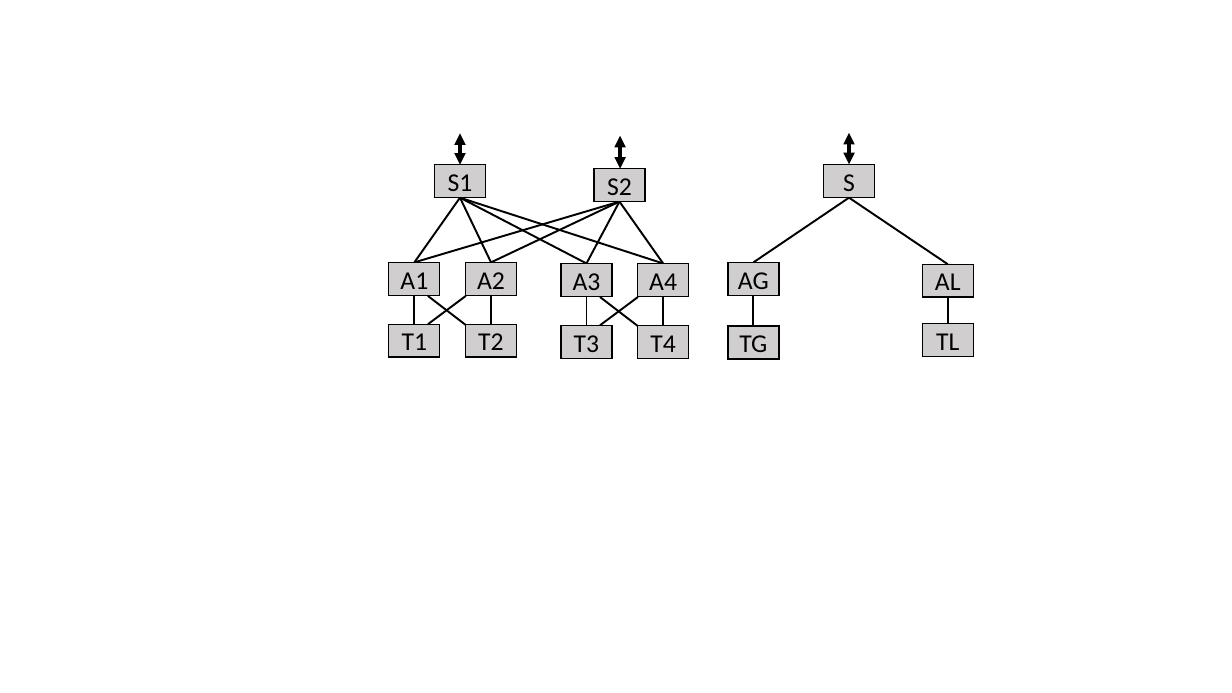
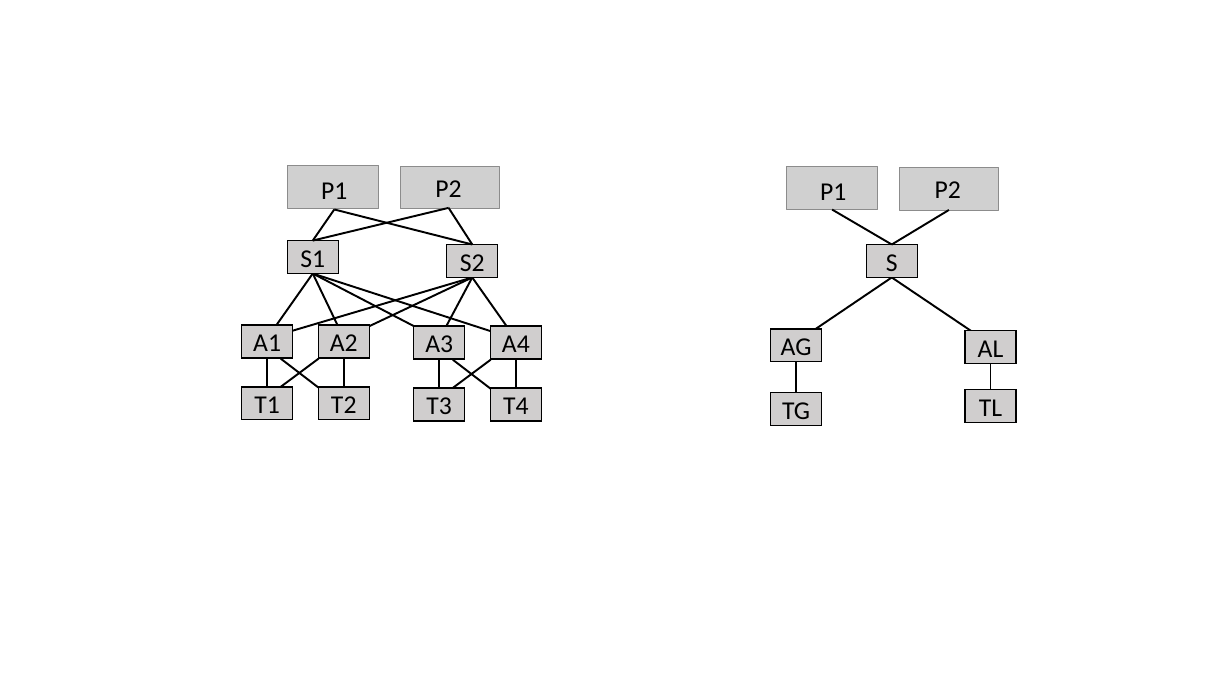
Before and after one commit to rabeckett/propane, a slide deck: slide 7 of paper/abstraction/figures/examples.pptx. Drawn at 1232x693 pixels with LibreOffice and Linux fonts; fonts in the diff are those of the drawing; grey boxes stand for pictures. Boxes give left, top, right and bottom in pixels: in the first picture for what was removed or moved away, otherwise in the second. Text is boxed around its words. In the diff, an @@ line names an element or a change of style, - is before the commit and + after.

```diff
--- a/paper/abstraction/figures/examples.pptx
+++ b/paper/abstraction/figures/examples.pptx
@@ double arrow removed from (460, 133) to (460, 165) @@
@@ double arrow removed from (620, 136) to (620, 169) @@
@@ double arrow removed from (849, 133) to (849, 165) @@
@@ picture added at <box>287,165,379,209</box> @@
@@ picture added at <box>400,166,499,209</box> @@
@@ picture added at <box>787,166,878,210</box> @@
@@ picture added at <box>899,167,998,210</box> @@
@@ line added from (449, 208) to (313, 240), #000000 1.5 pt @@
@@ text added at <box>321,182,347,199</box>, 20 pt, text #000000 @@
+P1
@@ text added at <box>435,180,461,197</box>, 20 pt, text #000000 @@
+P2
@@ line added from (449, 208) to (472, 245), #000000 1.5 pt @@
@@ text added at <box>820,183,846,200</box>, 20 pt, text #000000 @@
+P1
@@ text added at <box>935,181,961,198</box>, 20 pt, text #000000 @@
+P2
@@ line added from (335, 210) to (313, 240), #000000 1.5 pt @@
@@ line added from (335, 210) to (472, 245), #000000 1.5 pt @@
@@ line added from (833, 210) to (892, 245), #000000 1.5 pt @@
@@ line added from (949, 210) to (892, 245), #000000 1.5 pt @@
@@ line moved from (619, 201) - (587, 263) to (472, 277) - (439, 339) @@
@@ 7 lines, 2 rectangles: place and size @@
-7 lines, 2 rectangles at <box>414,165,664,263</box>
+7 lines, 2 rectangles at <box>267,240,516,339</box>
@@ 2 lines, 1 rectangle: place and size @@
-2 lines, 1 rectangle at <box>753,165,948,264</box>
+2 lines, 1 rectangle at <box>797,245,991,344</box>
@@ line moved from (414, 296) - (414, 324) to (267, 358) - (267, 387) @@
@@ 6 rectangles, 4 lines: place and size @@
-6 rectangles, 4 lines at <box>389,262,689,359</box>
+6 rectangles, 4 lines at <box>242,325,542,421</box>
@@ line moved from (491, 296) - (491, 324) to (344, 358) - (344, 387) @@
@@ 2 rectangles, 2 lines: place and size @@
-2 rectangles, 2 lines at <box>466,262,664,358</box>
+2 rectangles, 2 lines at <box>318,325,516,421</box>
@@ 4 rectangles, 2 lines: place and size @@
-4 rectangles, 2 lines at <box>728,262,973,360</box>
+4 rectangles, 2 lines at <box>771,329,1016,426</box>
```
Also in this commit, not shown: 2 other slides changed, 5 other files.
